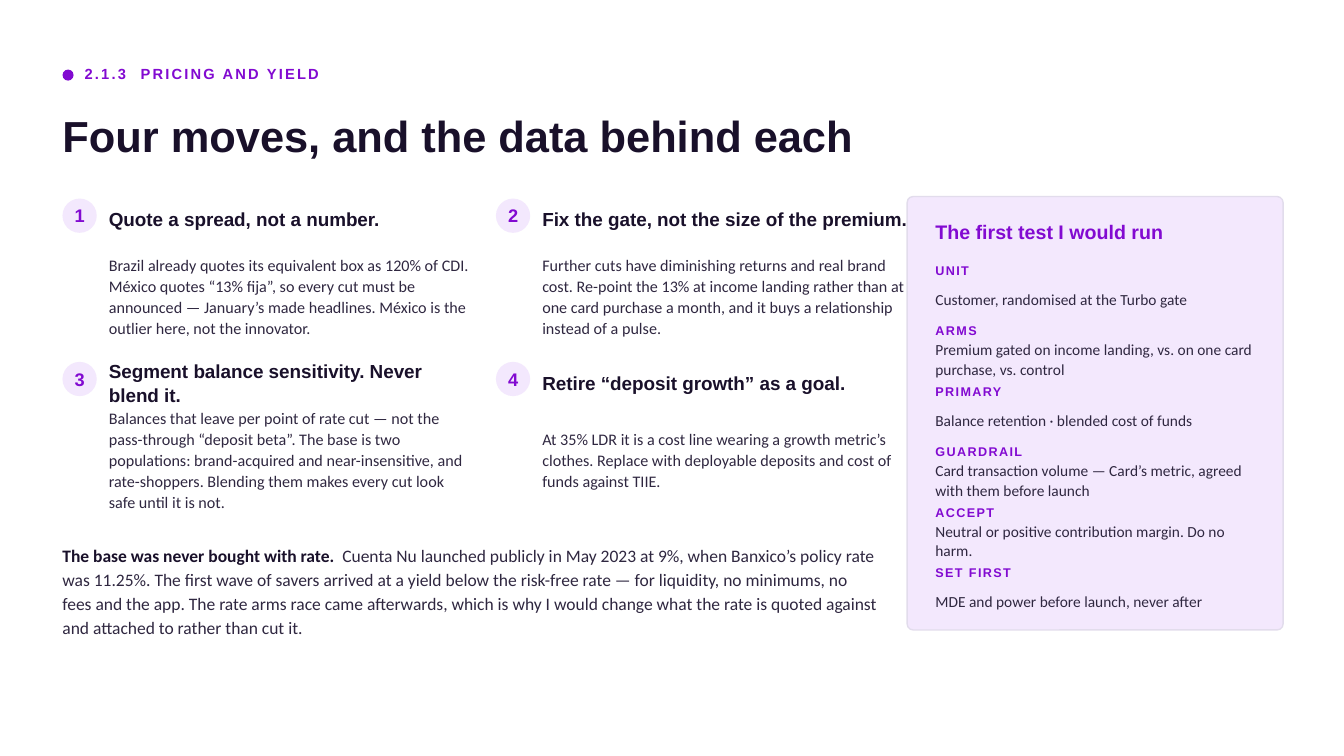
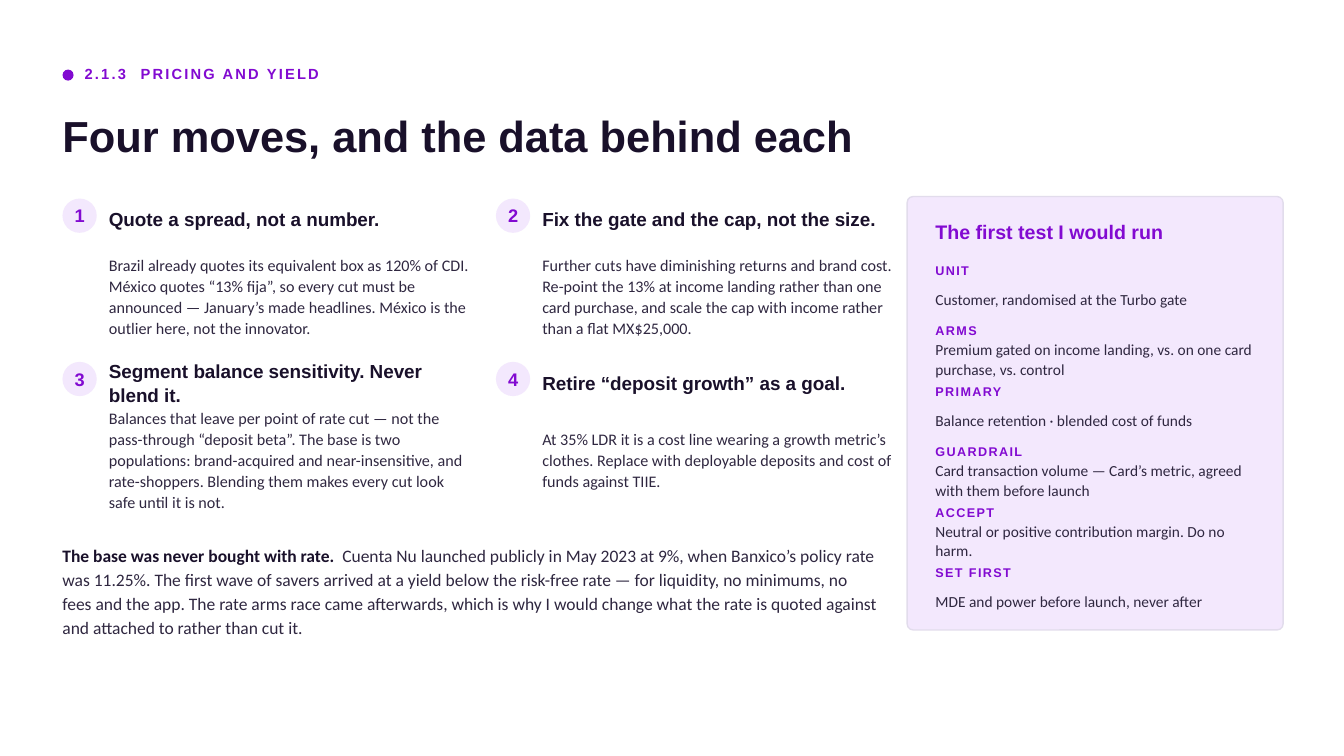
Before and after one commit to cemorr10-debug/nubank-case-prep, a slide deck: slide 7 of deck/Core_Mexico_Business_Case.pptx. Drawn at 1344x756 pixels with LibreOffice and Linux fonts; fonts in the diff are those of the drawing. Boxes give left, top, right and bottom in pixels: in the first picture for what was removed or moved away, otherwise in the second. Text is boxed around its words. In the diff, an @@ line names an element or a change of style, - is before the commit and + after.

```diff
--- a/deck/Core_Mexico_Business_Case.pptx
+++ b/deck/Core_Mexico_Business_Case.pptx
@@ text at box(542, 212, 876, 230): text changed @@
-Fix the gate, not the size of the premium.
+Fix the gate and the cap, not the size.
@@ text at box(542, 259, 892, 336): text changed @@
-Further cuts have diminishing returns and real brand cost. Re-point the 13% at income landing rather than at one card purchase a month, and it buys a relationship instead of a pulse.
+Further cuts have diminishing returns and brand cost. Re-point the 13% at income landing rather than one card purchase, and scale the cap with income rather than a flat MX$25,000.
```
Also in this commit, not shown: 1 other slide changed, 2 slides added, 1 slide removed, 3 other files.
